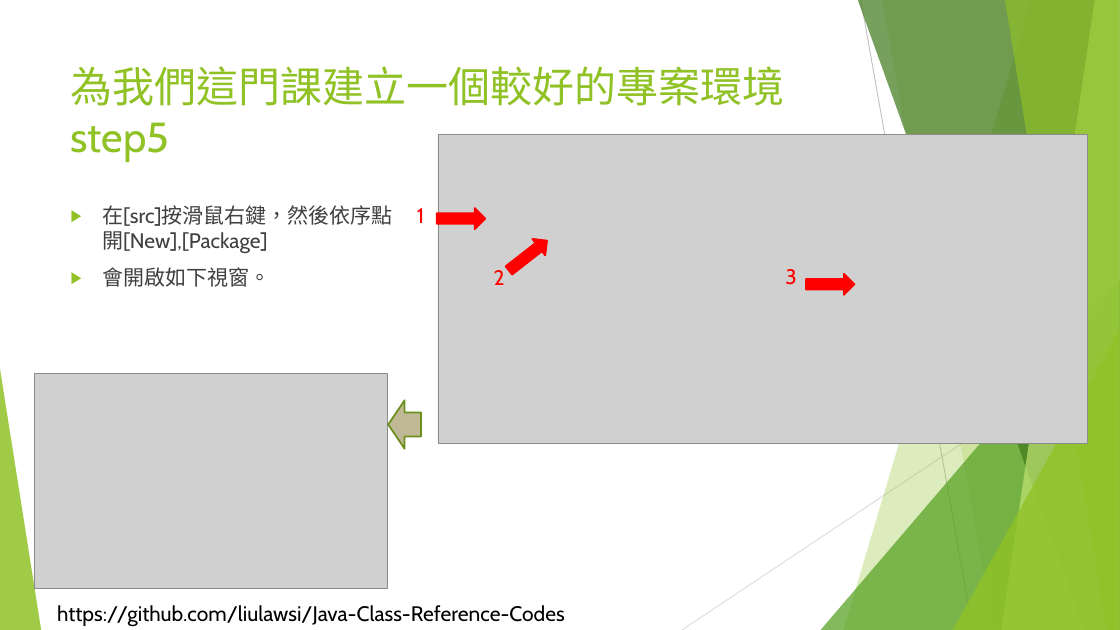
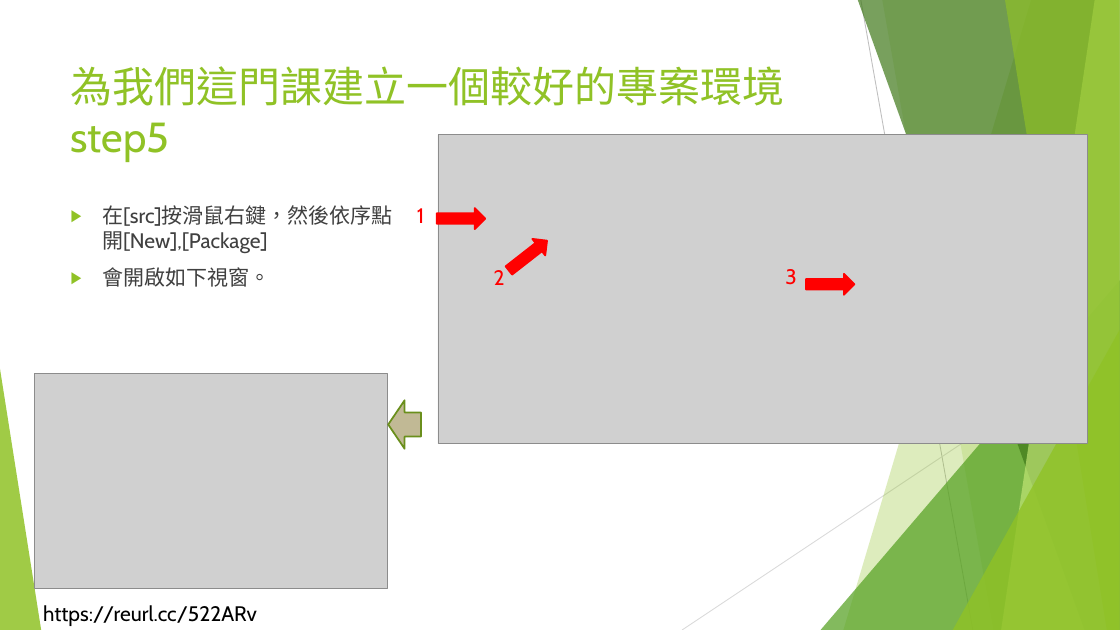
Before and after one commit to liulawsi/My_PPTs, a slide deck: slide 23 of LCC/Java/01_初嘗Java咖啡_HelloWorld.pptx (slide 22 before the commit). Drawn at 1120x630 pixels with LibreOffice and Linux fonts; fonts in the diff are those of the drawing; grey boxes stand for pictures; background and template pictures are left out. Boxes give left, top, right and bottom in pixels: in the first picture for what was removed or moved away, otherwise in the second. Text is boxed around its words. In the diff, an @@ line names an element or a change of style, - is before the commit and + after.

```diff
--- a/LCC/Java/01_初嘗Java咖啡_HelloWorld.pptx
+++ b/LCC/Java/01_初嘗Java咖啡_HelloWorld.pptx
@@ text added at (x1=43, y1=605, x2=257, y2=626), 18 pt, text #000000 @@
+https://reurl.cc/522ARv
@@ text removed at (x1=57, y1=605, x2=565, y2=627) @@
-https://github.com/liulawsi/Java-Class-Reference-Codes
```
Also in this commit, not shown: 39 other slides changed, 3 slides added, 13 other files.
